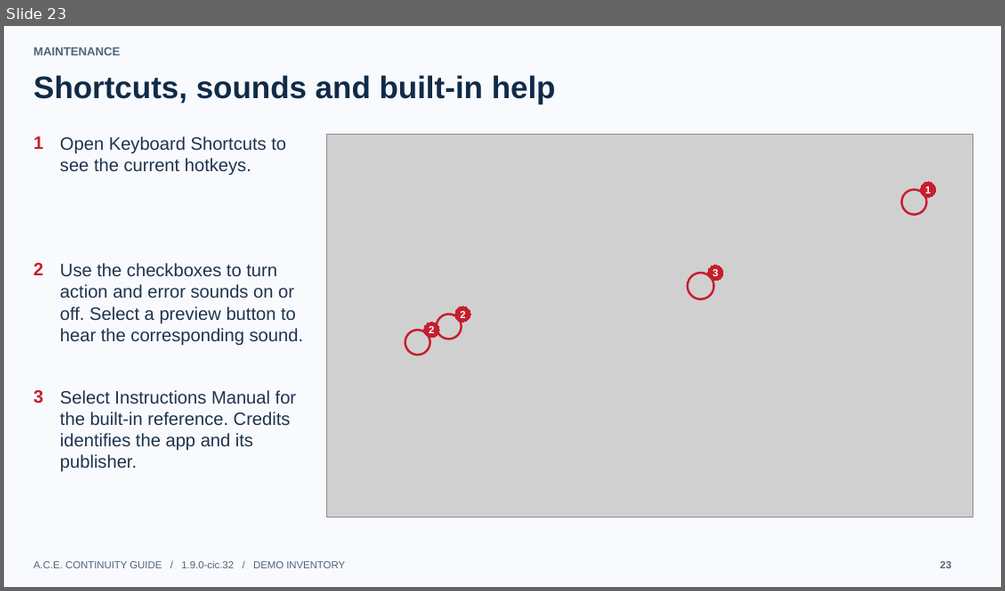
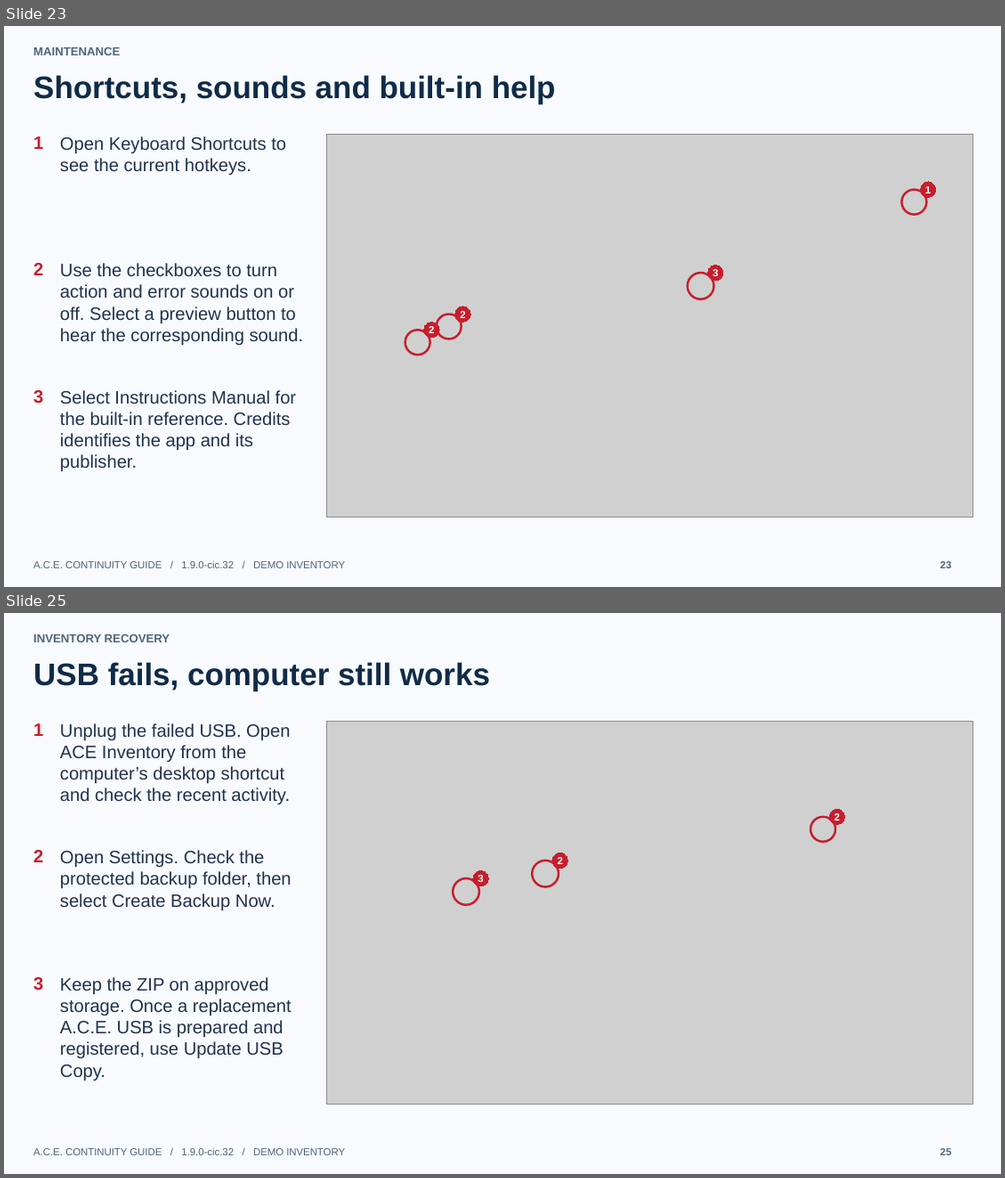
Before and after one commit to PixelatedClub/A.C.E.-Inv, a slide deck: docs/ACE_Continuity_Guide.pptx. Shown one above the other, each under a label of ours: slide 23 before the commit, slides 23 and 25 after it; the slides between them are not shown. The pictures are 1005x591 and 1005x1178 pixels, drawn with LibreOffice and Linux fonts; fonts in the diff are those of the drawing; grey boxes stand for pictures. Boxes give left, top, right and bottom in pixels: in the first picture for what was removed or moved away, otherwise in the second. Text is boxed around its words. In the diff, an @@ line names an element or a change of style, - is before the commit and + after.

Commit message:
Document inventory recovery and restoration

```diff
--- a/docs/ACE_Continuity_Guide.pptx
+++ b/docs/ACE_Continuity_Guide.pptx
@@ slide 25 added at [4,613,1001,1174], background #F8FAFD @@
@@ text added at [33,634,170,642], 11.2 pt, text #50647A, bold @@
+INVENTORY RECOVERY
@@ text added at [33,662,490,691], 30 pt, text #102B48, bold @@
+USB fails, computer still works
@@ text added at [33,723,43,736], 17.2 pt, text #C61E2D, bold @@
+1
@@ text added at [60,723,290,804], 17.2 pt, text #20334D @@
+Unplug the failed USB. Open ACE Inventory from the computer’s desktop shortcut and check the recent activity.
@@ picture added at [326,722,973,1104] @@
@@ ellipse added at [811,817,835,841], outline #C61E2D 2.1 pt @@
@@ ellipse added at [830,809,845,825], fill #C61E2D, outline #C61E2D 0 pt, 9.8 pt, text #FFFFFF, bold @@
+2
@@ text added at [33,850,43,862], 17.2 pt, text #C61E2D, bold @@
+2
@@ text added at [60,850,291,911], 17.2 pt, text #20334D @@
+Open Settings. Check the protected backup folder, then select Create Backup Now.
@@ ellipse added at [552,852,568,868], fill #C61E2D, outline #C61E2D 0 pt, 9.8 pt, text #FFFFFF, bold @@
+2
@@ ellipse added at [453,878,479,905], outline #C61E2D 2.1 pt @@
@@ ellipse added at [473,870,488,886], fill #C61E2D, outline #C61E2D 0 pt, 9.8 pt, text #FFFFFF, bold @@
+3
@@ ellipse added at [532,860,558,887], outline #C61E2D 2.1 pt @@
@@ text added at [33,977,43,990], 17.2 pt, text #C61E2D, bold @@
+3
@@ text added at [60,977,291,1081], 17.2 pt, text #20334D @@
+Keep the ZIP on approved storage. Once a replacement A.C.E. USB is prepared and registered, use Update USB Copy.
@@ text added at [33,1148,345,1155], 9.8 pt, text #50647A @@
+A.C.E. CONTINUITY GUIDE / 1.9.0-cic.32 / DEMO INVENTORY
@@ text added at [940,1148,952,1155], 9.8 pt, text #50647A, bold @@
+25
```
Also in this commit, not shown: 4 other slides added, 1 other file.
